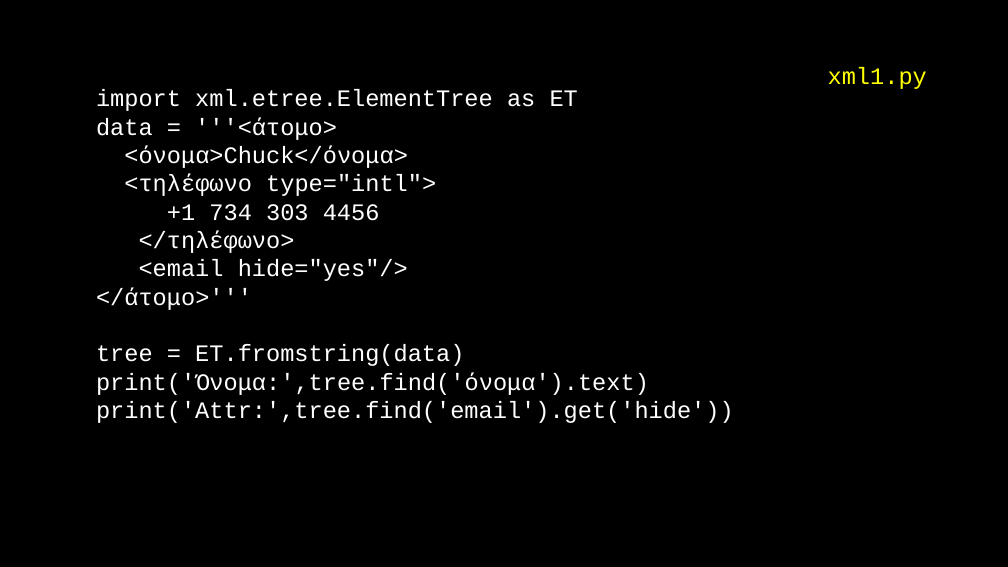
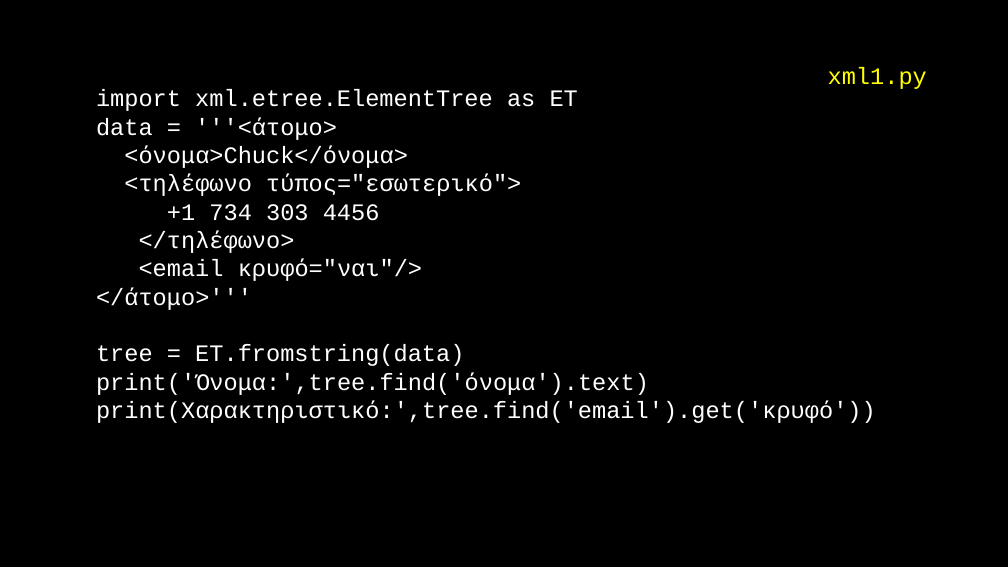
Before and after one commit to csev/py4e, a slide deck: slide 27 of lectures3/gr/Pythonlearn-13-WebServices.pptx. Drawn at 1008x567 pixels with LibreOffice and Linux fonts; fonts in the diff are those of the drawing. Boxes give left, top, right and bottom in pixels: in the first picture for what was removed or moved away, otherwise in the second. Text is boxed around its words. In the diff, an @@ line names an element or a change of style, - is before the commit and + after.

Commit message:
ppt update

```diff
--- a/lectures3/gr/Pythonlearn-13-WebServices.pptx
+++ b/lectures3/gr/Pythonlearn-13-WebServices.pptx
@@ text at <box>124,174,521,196</box>: text changed @@
-<τηλέφωνο type="intl">
+<τηλέφωνο τύπος="εσωτερικό">
@@ text at <box>139,259,422,281</box>: text changed @@
-<email hide="yes"/>
+<email κρυφό="ναι"/>
@@ text at <box>96,401,876,423</box>: text changed @@
-print('Attr:',tree.find('email').get('hide'))
+print(Χαρακτηριστικό:',tree.find('email').get('κρυφό'))
```
Also in this commit, not shown: 4 other slides changed.
